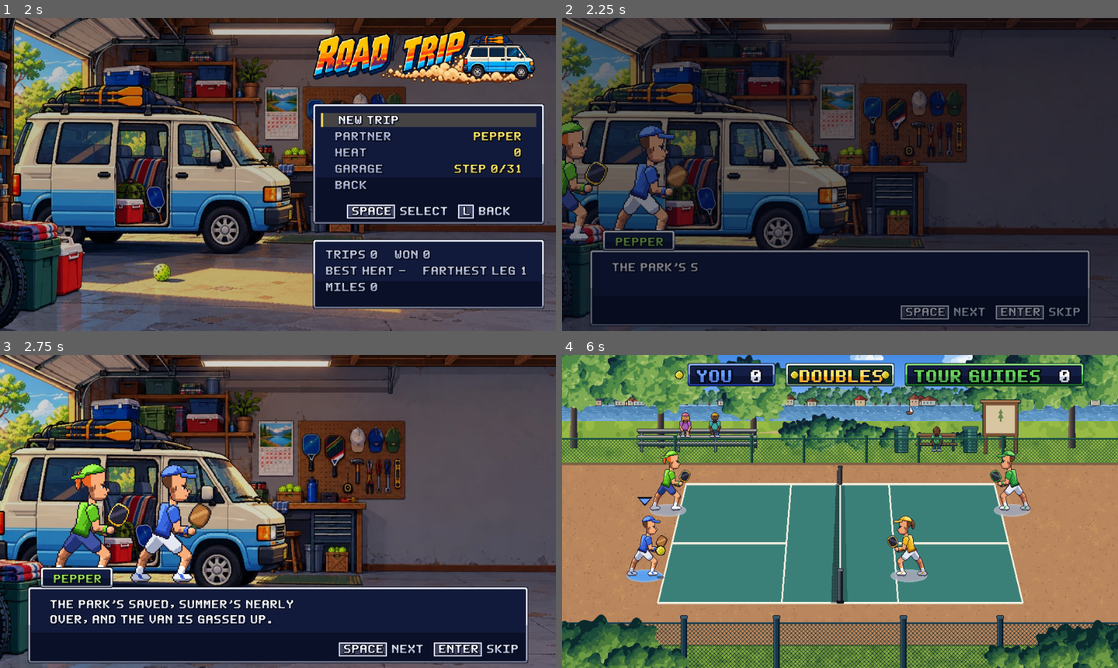
Above: before the commit, frames 1-4 (two rows, left to right).
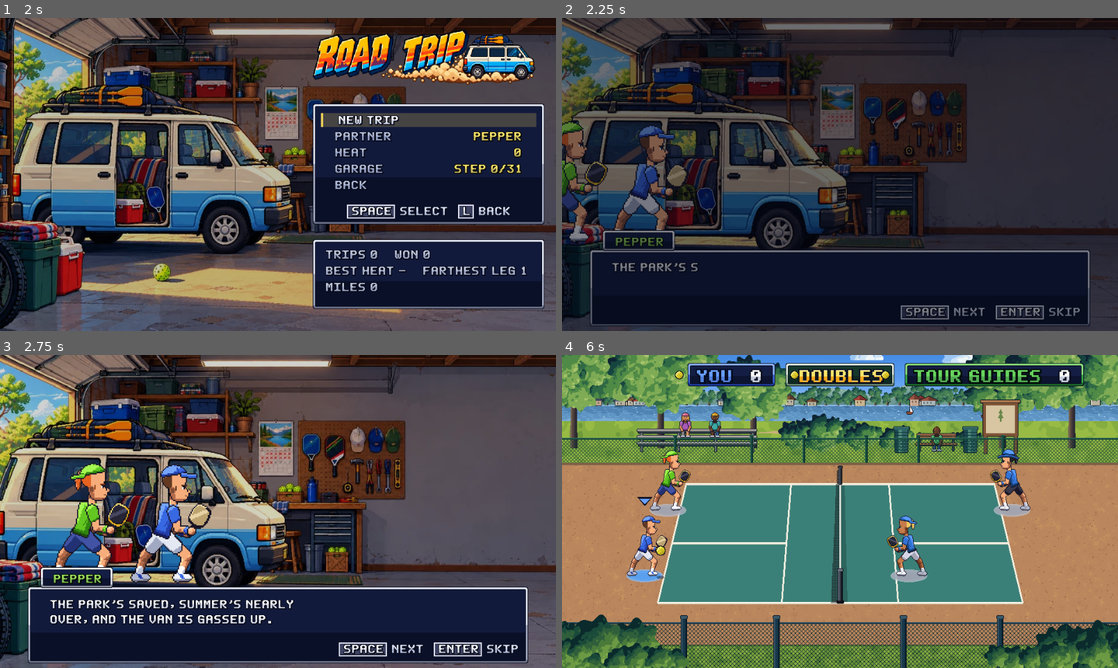
Above: after the commit, the same moments.

Repository: austinthedeveloper/pickleball-port-kit
Game: Godot game, scene res://scenes/boot.tscn
The game is run twice, just before and just after one commit, with the same random seed, the same clock (stepped at 60 frames per second) and the same inputs.
Inputs (mouse positions are in pixels of both pictures, inside the frame that each line leads up to):
- Up to frame 1 (2 s): tap Enter (start) at 0.5 s; drag from (278, 174) to (333, 105) at 0.52 s; drag from (278, 174) to (250, 237) at 1.27 s
- Up to frame 2 (2.25 s): tap Enter (start) at 2 s; move the mouse to (840, 174) at 2.02 s; hold D (move_right) from 2.03 s (still down); hold K (drive) from 2.03 s (still down); click (840, 174) at 2.17 s
- Up to frame 3 (2.75 s): keep holding D (move_right); keep holding K (drive); tap Enter (start) at 2.3 s
- Up to frame 4 (6 s): release D (move_right) at 2.75 s; release K (drive) at 2.75 s; drag from (840, 511) to (673, 464) at 2.77 s; move the mouse to (1006, 558) at 3.52 s; hold A (move_left) 3.53-4.25 s; hold Shift (short) 3.53-4.25 s; tap Enter (start) at 3.8, 5, 5.3 s; drag from (840, 511) to (756, 433) at 4.27 s; move the mouse to (867, 511) at 5.02 s; hold S (move_down) 5.03-5.75 s; hold L (soft) 5.03-5.75 s; click (867, 511) at 5.17 s; drag from (756, 433) to (728, 527) at 5.77 s

Frame 1 is identical in both runs. In frame 2, 0.2% of the frame differs, in the area x 18-23%, y 47-58%; in frame 3, 0.2%; in frame 4, 0.6%, in the area x 17-84%, y 30-70%.

Commit message:
ROAD TRIP: the locals' looks, the plain paddle, perk banners; docs (PORT-82)
The locals wear looks of their own (RoadTrip.local_members: a shirt for
the pair, each their own skin, hair, hat and body, from the seed); you
hold the PLAIN PADDLE's plywood in matches and scenes; a KITCHEN PASS or
SECOND SERVE that saves a point says so. ADR-087 gets the screens and the
bot's numbers; the plan says what's built; the roadmap marks PORT-82
ready to test; known issues 79-81 updated. 499/499 plus the e2e, golden
traces unchanged.

Co-Authored-By: Claude Opus 5.5 <noreply@anthropic.com>

Diff:
--- a/game/meta/road_trip.gd
+++ b/game/meta/road_trip.gd
@@ -388,6 +388,36 @@
 	return node_at(leg(), int(target[0]), int(target[1]))
 
 
+## Shirts the locals wear (5-bit base colours; each a dark, mid and light
+## ramp), and their hats ("hair": bareheaded).
+const LOCAL_SHIRTS := [[24, 6, 6], [6, 14, 26], [6, 20, 10], [26, 20, 4], [18, 8, 22], [4, 20, 20],
+	[26, 12, 4], [20, 20, 22]]
+const LOCAL_HATS := ["cap", "visor", "headband", "bandana", "beanie", "backcap", "bucket", "hair"]
+
+
+## The two locals' looks at a stop (opponents.json's member shape), the
+## same every time: a shirt colour for the pair, each their own skin,
+## hair, hat and body. Display only.
+func local_members(n: Dictionary) -> Array:
+	var k := int(n.get("local", 0)) * 131 + leg() * 7
+	var base: Array = LOCAL_SHIRTS[roll(seed, k, 51, LOCAL_SHIRTS.size())]
+	var shirt := [[int(base[0]) * 3 / 5, int(base[1]) * 3 / 5, int(base[2]) * 3 / 5], base,
+		[mini(31, int(base[0]) + 5), mini(31, int(base[1]) + 5), mini(31, int(base[2]) + 5)]]
+	var skins: Array = ["light", "tan", "deep", "pale"]
+	var out := []
+	for i in 2:
+		var hair: Array = Career.hair_rgb5[roll(seed, k + i, 53, mini(5, Career.hair_rgb5.size()))]
+		out.append({"name": String(data()["locals"][int(n.get("local", 0))]),
+			"variant": "female" if roll(seed, k + i, 55, 2) == 0 else "male",
+			"paddle": ["wood", "blue", "red", "gold"][roll(seed, k + i, 57, 4)],
+			"hat": String(LOCAL_HATS[roll(seed, k + i, 59, LOCAL_HATS.size())]),
+			"skin": String(skins[roll(seed, k + i, 61, skins.size())]),
+			"hair": hair.duplicate(), "shirt": shirt.duplicate(true),
+			"shorts": [[3, 3, 5], [7, 7, 9]] if i == 0 else [[20, 20, 22], [26, 26, 28]],
+			"shoe": [26, 26, 26]})
+	return out
+
+
 ## A stop's lines for the map's panel and its card: what it is, where,
 ## and what's at stake.
 func info(n: Dictionary) -> Array:
--- a/game/scenes/main.gd
+++ b/game/scenes/main.gd
@@ -270,7 +270,10 @@
 ## trip's hat and paddle.
 func _trip_me(t: RoadTrip) -> PlayerLook:
 	var d := t.driver(save.career.active_player(), Settings.p1_choice)
-	return PlayerLook.for_career(d, d.shirt, d.variant, d.paddle, MatchView.levels_manifest())
+	var look := PlayerLook.for_career(d, d.shirt, d.variant, d.paddle, MatchView.levels_manifest())
+	if t.paddle == "plain_paddle":
+		look.plain_paddle(MatchView.levels_manifest())
+	return look
 
 
 func _trip_me_name() -> String:
@@ -351,6 +354,8 @@
 	m.trip = true
 	if int(n.get("team", -1)) < 0:
 		m.trip_name = RoadTrip.opponent_name(n)
+		m.trip_members = t.local_members(n)
+	m.trip_plain = t.paddle == "plain_paddle"
 	m.finished.connect(func(to_title: bool):
 		var over := m.sim.phase == K.PHASE_MATCH_RESULT
 		_after_trip_match(t, over and m.sim.match_winner == 0, to_title))
--- a/game/tests/test_road_trip.gd
+++ b/game/tests/test_road_trip.gd
@@ -430,3 +430,21 @@
 	var ended := run_until(s3, func(): return s3.phase == K.PHASE_MATCH_RESULT, 40000)
 	check(ended >= 0, "a trip match with every rule ends")
 	s3.dispose()
+
+
+func test_the_locals_looks() -> void:
+	var t := RoadTrip.create(31, 0, RoadTrip.PEPPER)
+	var manifest := MatchView.levels_manifest()
+	var hats: Dictionary = manifest["sprites"]["players"]["roles"]["files"]["male"]
+	var n := {"type": "pickup", "local": 4}
+	eq(t.local_members(n), t.local_members(n), "the same locals look the same each time")
+	for local in RoadTrip.data()["locals"].size():
+		for m in t.local_members({"type": "pickup", "local": local}):
+			check(m["hat"] == "hair" or hats.has(String(m["hat"])), "a hat the rig draws: %s" % m["hat"])
+			check(Opponents.skin(String(m["skin"])).size() == 3)
+			var look := PlayerLook.from_member(m, manifest)
+			eq(look.palette.size(), PlayerLook.ROLE_COUNT)
+	var plain := PlayerLook.for_team(0, 0, Paddles.WOOD, manifest)
+	plain.plain_paddle(manifest)
+	var order := String(manifest["sprites"]["players"]["roles"]["order"])
+	eq(plain.palette[order.find("f")], PlayerLook.PLAIN_PADDLE["f"], "the PLAIN PADDLE's plywood")
--- a/game/tools/trip_shot.gd
+++ b/game/tools/trip_shot.gd
@@ -38,7 +38,7 @@
 	m["looks"] = {"van": 2, "ornament": 1}
 	var t := RoadTrip.create(seed_value, 0, RoadTrip.PEPPER, m)
 	t._meta_for_draw = m
-	if screen != "map_start" and screen != "start":
+	if screen != "map_start" and screen != "start" and not "plain" in a:
 		_advance(t, 4)
 		for id in ["red_paddle", "visor", "grip_tape", "grip_tape", "spare_paddle", "pickle_jar", "dink_drill"]:
 			t.take(id)
@@ -103,6 +103,8 @@
 			var mv := MatchView.new()
 			mv.trip = true
 			mv.trip_name = RoadTrip.opponent_name(n2)
+			mv.trip_members = t.local_members(n2)
+			mv.trip_plain = "plain" in a
 			root.add_child(mv)
 			mv.time = int(n2["time"])
 			mv.setup(t.config_for(n2, Settings.p1_choice, false, null), String(n2["venue"]), false)
--- a/game/view/match_actors.gd
+++ b/game/view/match_actors.gd
@@ -32,6 +32,13 @@
 		var body := Sprite2D.new()
 		var cap := Sprite2D.new()
 		var look := PlayerLook.for_slot(v.sim.config, i, v.manifest)
+		# ROAD TRIP (port ADR-087): the locals' own looks, your PLAIN PADDLE
+		if v.trip and i >= 2 and i - 2 < v.trip_members.size():
+			look = PlayerLook.from_member(v.trip_members[i - 2], v.manifest)
+		if v.trip and i == 0 and v.trip_plain:
+			if look == null:
+				look = PlayerLook.for_team(maxi(pal, 0), v.sim.config.variant[0], v.sim.config.paddle[0], v.manifest)
+			look.plain_paddle(v.manifest)
 		if v.sim.config.modifiers & K.MOD_GLOW:
 			# SNES ADR-054: every player on role sheets, neon
 			if look == null:
--- a/game/view/match_view.gd
+++ b/game/view/match_view.gd
@@ -62,6 +62,8 @@
 ## the other side's name on the HUD (a trip's locals).
 var trip := false
 var trip_name := ""
+var trip_members: Array = []     ## the locals' looks (RoadTrip.local_members)
+var trip_plain := false          ## you hold the PLAIN PADDLE
 var story := Story.new()
 ## The intro card (ADR-026): the match waits under it, no sim, no AI.
 var card_frames := -1
@@ -652,6 +654,10 @@
 			actors.spawn_fx("dust", at, 0)
 		K.EVENT_CROWD:
 			crowd.cheer(90 if e[3] >= 13 else 50)
+		K.EVENT_PERK:
+			# ROAD TRIP (port ADR-087): a one-sided rule saved the point
+			_hud.show_quip("KITCHEN PASS!" if e[3] == K.PERK_KITCHEN_PASS else "SECOND SERVE!",
+				Color("fbe46a"))
 		K.EVENT_POINT:
 			crowd.cheer(90)
 			if dinos and (match_won or rally >= DinoWalkers.ROAR_RALLY):
--- a/game/view/player_look.gd
+++ b/game/view/player_look.gd
@@ -166,6 +166,20 @@
 	return Color8(int(v[0]), int(v[1]), int(v[2]))
 
 
+## ROAD TRIP's PLAIN PADDLE (port ADR-087): unpainted plywood and a black
+## taped handle, on the rig's paddle roles (art/roadtrip-v3's palette).
+const PLAIN_PADDLE := {"p": Color8(188, 163, 112), "P": Color8(188, 163, 112), "f": Color8(232, 211, 164),
+	"e": Color8(24, 20, 36), "E": Color8(232, 211, 164), "G": Color8(24, 20, 36)}
+
+
+func plain_paddle(manifest: Dictionary) -> void:
+	var order := String(manifest["sprites"]["players"]["roles"]["order"])
+	for k in PLAIN_PADDLE:
+		var i := order.find(k)
+		if i >= 0:
+			palette[i] = PLAIN_PADDLE[k]
+
+
 ## GLOW (SNES ADR-054): neon outlines, a purple, pink and cyan paddle, and
 ## outfits (shirt, cap, the shoe accent) more saturated and a little
 ## brighter, keeping their ramps' order.
Not shown, added: game/tools/trip_balance.gd.uid
Not shown, changed: decisions/ADR-087-road-trip.md
Not shown, changed: design/KNOWN_ISSUES.md
Not shown, changed: design/PORT_ROADMAP.md
Not shown, changed: design/ROAD_TRIP.md
